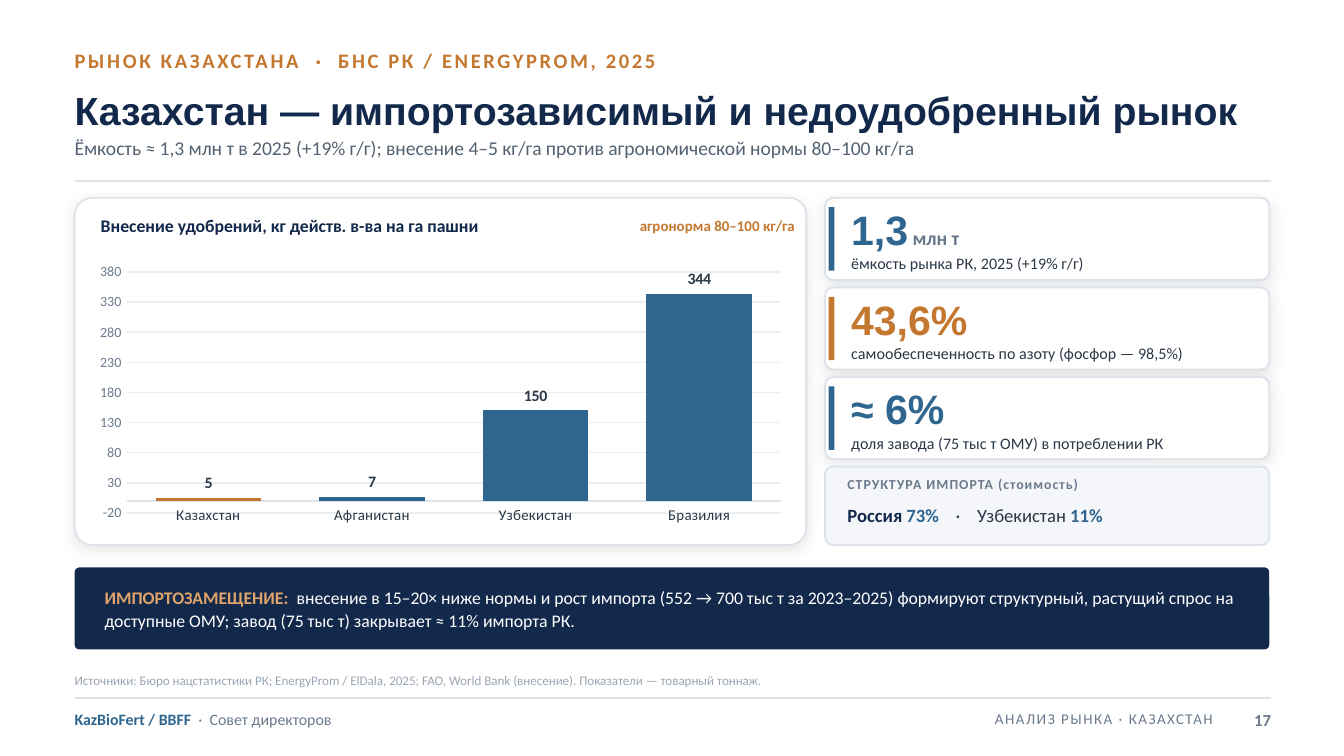
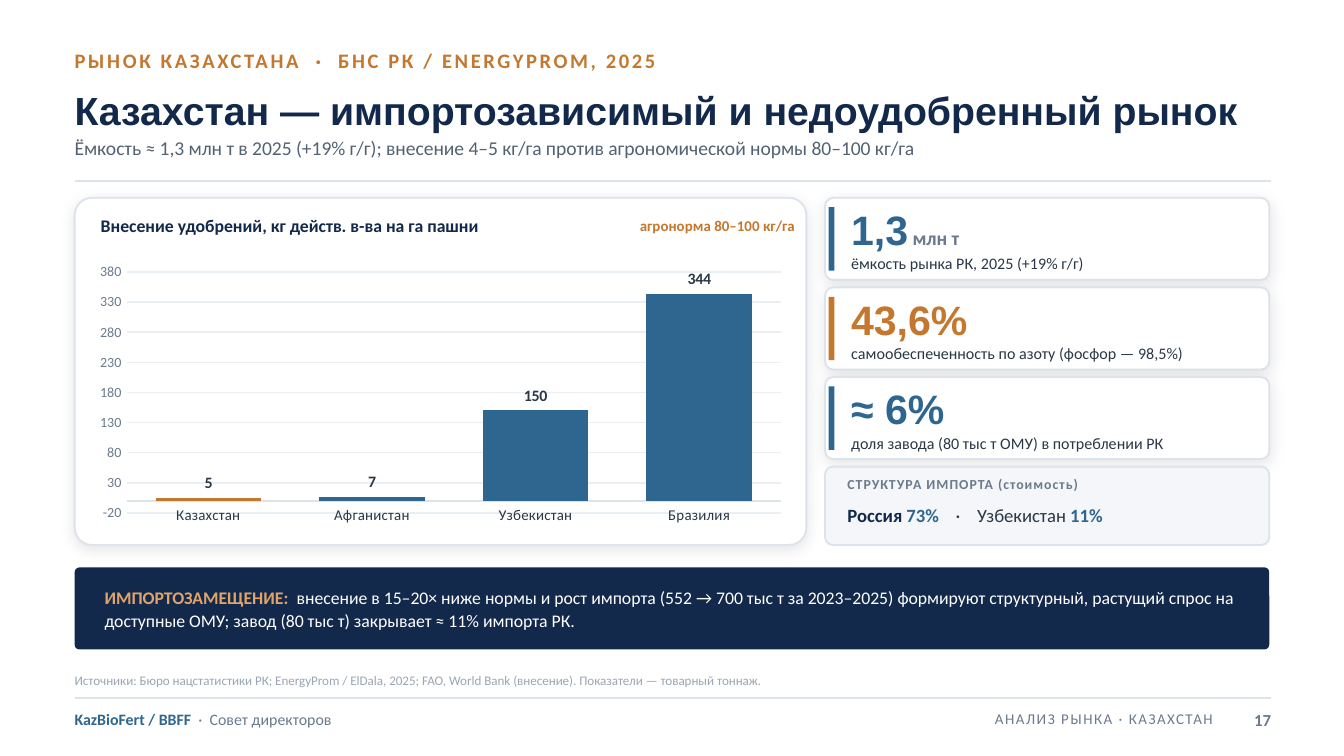
Before and after one commit to aoobakirov/board-presentation, a slide deck: slide 17 of KazBioFert_Board_Presentation_FINAL_20260709.pptx. Drawn at 1344x756 pixels with LibreOffice and Linux fonts; fonts in the diff are those of the drawing. Boxes give left, top, right and bottom in pixels: in the first picture for what was removed or moved away, otherwise in the second. Text is boxed around its words. In the diff, an @@ line names an element or a change of style, - is before the commit and + after.

```diff
--- a/KazBioFert_Board_Presentation_FINAL_20260709.pptx
+++ b/KazBioFert_Board_Presentation_FINAL_20260709.pptx
@@ text at (x1=851, y1=437, x2=1163, y2=452): text changed @@
-доля завода (75 тыс т ОМУ) в потреблении РК
+доля завода (80 тыс т ОМУ) в потреблении РК
@@ text at (x1=105, y1=591, x2=1234, y2=630): text changed @@
-ИМПОРТОЗАМЕЩЕНИЕ: внесение в 15–20× ниже нормы и рост импорта (552 → 700 тыс т за 2023–2025) формируют структурный, растущий спрос на доступные ОМУ; завод (75 тыс т) закрывает ≈ 11% импорта РК.
+ИМПОРТОЗАМЕЩЕНИЕ: внесение в 15–20× ниже нормы и рост импорта (552 → 700 тыс т за 2023–2025) формируют структурный, растущий спрос на доступные ОМУ; завод (80 тыс т) закрывает ≈ 11% импорта РК.
```
Also in this commit, not shown: 5 other slides changed, 4 other files.
